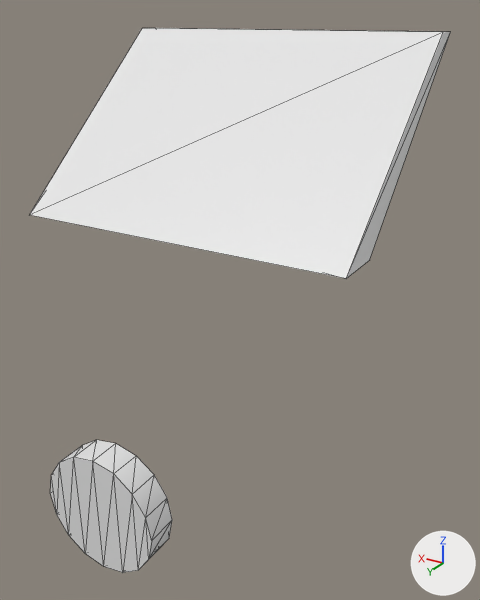
The OBJ model parts/meshes/b_moto_fairing_trim.obj, before and after one commit.
The view is the same before and after, from a 50 mm lens placed at (-0.354, 0.484, 0.328), pointed at (-0.038, -0.042, 0.064). The lights are fixed; the arrows at lower right show +X, +Y and +Z. The picture after the commit comes second. Mesh edges are drawn as thin lines. Where no turn or scale is listed for an object, it has been applied to the vertices. Vertices at exactly the same position are counted once.

Names of what the first picture shows: 'b_moto_fairing_trim'.
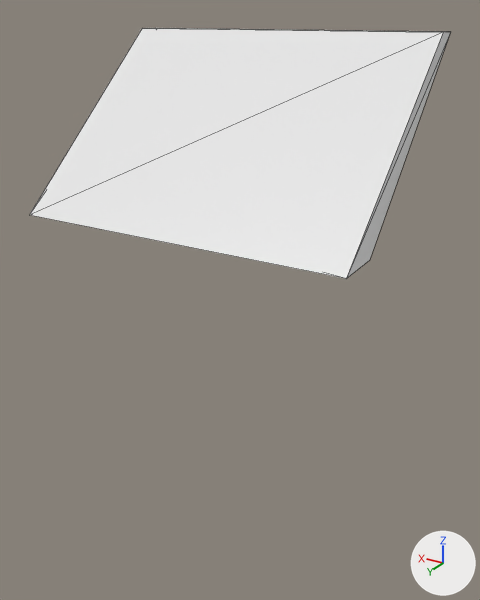
Edits to the scene script, one JSON object a line:
```json
{"block": "me_b_moto_fairing_trim", "where": "# used by ob_b_moto_fairing_trim; location = (0.0, 0.0, 0.0)"}
{"op": "remove", "block": "me_b_moto_fairing_trim", "code": "me_b_moto_fairing_trim.from_pydata(...)  # 40 vertices, 72 faces; spans x -0.175..0.175, y -0.2..0.142, z -0.148..0.313"}
{"op": "add", "block": "me_b_moto_fairing_trim", "code": "me_b_moto_fairing_trim.from_pydata(...)  # 8 vertices, 12 faces; spans x -0.175..0.175, y -0.2..0.025, z 0.138..0.313"}
{"block": "me_b_moto_fairing_trim", "change": "me_b_moto_fairing_trim part 1: the loose piece of 32 vertices spanning x -0.06..0.06, y 0.112..0.142, z -0.148..-0.028 is deleted"}
```

Pixel boxes [x1, y1, x2, y2] of what changed, in the pictures (480 x 600 px):
```json
{"object": "b_moto_fairing_trim", "change": "reshaped", "before": [30, 28, 450, 573], "after": [30, 28, 450, 279], "on screen": "54% shorter"}
{"part": 1, "of": "me_b_moto_fairing_trim", "change": "deleted", "before": [50, 440, 172, 573]}
```
